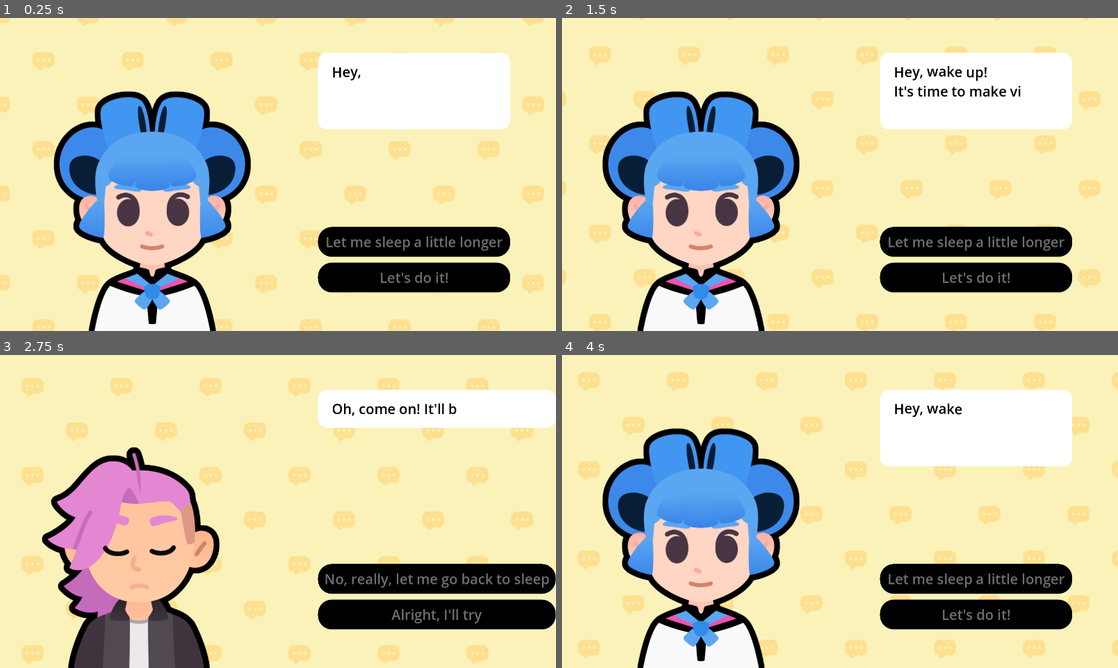
Above: before the commit, frames 1-4 (two rows, left to right).
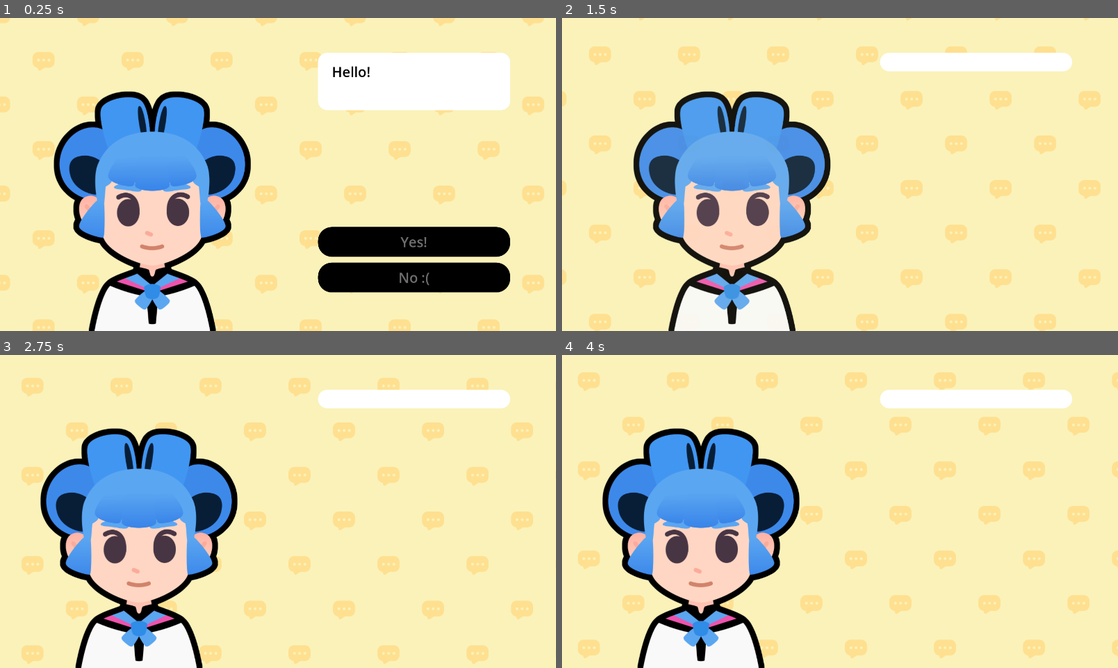
Above: after the commit, the same moments.

Repository: xern0/M8-Starting-a-Dialogue
Game: Godot game, scene res://lessons/dialogue.tscn
Same seed, same stepped clock (60 frames per second), same inputs: the game is played once before the commit and once after it. The project has no main scene, so this scene is started directly. Sound files missing from this copy of the repository are replaced by a short silence.
Inputs (mouse positions are in pixels of both pictures, inside the frame that each line leads up to):
- Up to frame 1 (0.25 s): no input
- Up to frame 2 (1.5 s): tap Enter at 0.5 s; move the mouse to (962, 158) at 0.52 s; tap Z at 0.6 s; click (962, 158) at 0.67 s; tap Space at 0.77 s; click (973, 243) at 1.25 s, where only the run after the commit has a clickable "Yes!"
- Up to frame 3 (2.75 s): click (411, 580) at 2 s, where only the run before the commit has a clickable "Let me sleep a little longer"
- Up to frame 4 (4 s): move the mouse to (728, 527) at 2.77 s; tap Z at 2.85 s; click (728, 527) at 2.92 s; tap Space at 3.02 s; click (1001, 580) at 3.5 s, where only the run before the commit has a clickable "No, really, let me go back to…"

The runs differ from the first frame. In frame 1, 2.9% of the frame differs, in the area x 57-92%, y 15-86%; in frame 2, 30%; in frame 3, 31%, in the area x 7-100%, y 11-100%; in frame 4, 13%.

Commit message:
Lesson 6 Finished

Diff:
--- a/M08.start_a_dialog_workbook/lessons/dialogue.gd
+++ b/M08.start_a_dialog_workbook/lessons/dialogue.gd
@@ -1,56 +1,6 @@
 extends Control
 
-var expressions := {
-	"happy": preload ("res://assets/emotion_happy.png"),
-	"regular": preload ("res://assets/emotion_regular.png"),
-	"sad": preload ("res://assets/emotion_sad.png"),
-}
-
-var bodies := {
-	"sophia": preload ("res://assets/sophia.png"),
-	"pink": preload ("res://assets/pink.png")
-}
-
-## An array of dictionaries. Each dictionary has four properties:
-## - expression: a [code]Texture[/code] containing an expression
-## - text: a [code]String[/code] containing the text the character says
-## - character: a [code]Texture[/code] representing the character, that we extract from the [code]bodies[/code] dictionary
-## - choices: a [code]dictionary[/code] with [code]String[/code] keys and [code]int[/code] values
-var dialogue_items: Array[Dictionary] = [
-	{
-		"expression": expressions["regular"],
-		"text": "[wave]Hey, wake up![/wave]\nIt's time to make video games.",
-		"character": bodies["sophia"],
-		"choices": {
-			"Let me sleep a little longer": 2,
-			"Let's do it!": 1,
-		},
-	},
-	{
-		"expression": expressions["happy"],
-		"text": "Great! Your first task will be to write a [b]dialogue tree[/b].",
-		"character": bodies["sophia"],
-		"choices": {
-			"I will do my best": 3,
-			"No, let me go back to sleep": 2,
-		},
-	},
-	{
-		"expression": expressions["sad"],
-		"text": "Oh, come on! It'll be fun.",
-		"character": bodies["pink"],
-		"choices": {
-			"No, really, let me go back to sleep": 0,
-			"Alright, I'll try": 1,
-		},
-	},
-	{
-		"expression": expressions["happy"],
-		"text": "That's the spirit! [wave]You can do it![/wave]",
-		"character": bodies["pink"],
-		"choices": {"Okay! (Quit)": - 1},
-	},
-]
+@export var dialogue_items: Array[DialogueItem] = []
 
 ## UI element that shows the texts
 @onready var rich_text_label: RichTextLabel = %RichTextLabel
@@ -67,26 +17,27 @@
 func _ready() -> void:
 	show_text(0)
 
+
 ## Draws the selected text
 ## [param current_item_index] Displays the currently selected index from the dialogue array
 func show_text(current_item_index: int) -> void:
 	# We retrieve the current item from the array
 	var current_item := dialogue_items[current_item_index]
+	# We set the initial visible ratio to the text to 0, so we can change it in the tween
+	rich_text_label.visible_ratio = 0.0
 	# from the item, we extract the properties.
 	# We set the text to the rich text control
 	# And we set the appropriate expression texture
-	rich_text_label.text = current_item["text"]
-	expression.texture = current_item["expression"]
-	body.texture = current_item["character"]
-	create_buttons(current_item["choices"])
-	# We set the initial visible ratio to the text to 0, so we can change it in the tween
-	rich_text_label.visible_ratio = 0.0
+	rich_text_label.text = current_item.text
+	expression.texture = current_item.expression
+	body.texture = current_item.character
+	create_buttons(current_item.choices)
 	# We create a tween that will draw the text
 	var tween := create_tween()
 	# A variable that holds the amount of time for the text to show, in seconds
 	# We could write this directly in the tween call, but this is clearer.
 	# We will also use this for deciding on the sound length
-	var text_appearing_duration: float = current_item["text"].length() / 30.0
+	var text_appearing_duration := (current_item["text"] as String).length() / 30.0
 	# We show the text slowly
 	tween.tween_property(rich_text_label, "visible_ratio", 1.0, text_appearing_duration)
 	# We randomize the audio playback's start time to make it sound different
@@ -102,36 +53,28 @@
 
 	# We animate the character sliding in.
 	slide_in()
-
-	# We disable the buttons, and re-enable them after the text is shown
+	# We disable all buttons until the tween completes
 	for button: Button in action_buttons_v_box_container.get_children():
 		button.disabled = true
-	tween.finished.connect(func() -> void:
+	tween.finished.connect( func() -> void:
 		for button: Button in action_buttons_v_box_container.get_children():
 			button.disabled = false
 	)
 
+
 ## Adds buttons to the buttons container
-## [param choices_data] A dictionary of [String] keys where each key represents
-##                      a sentence that the player can select, and each [int] value
-##                      represents a key for the next text item.
-func create_buttons(choices_data: Dictionary) -> void:
-	# We remove all previous buttons
+## [param choices_data] An array of [DialogChoice]
+func create_buttons(choices_data: Array[DialogueChoice]) -> void:
 	for button in action_buttons_v_box_container.get_children():
 		button.queue_free()
-	# We loop over all the dictionary keys
-	for choice_text in choices_data:
+	for choice in choices_data:
 		var button := Button.new()
 		action_buttons_v_box_container.add_child(button)
-		button.text = choice_text
-		# We extract the target line index from the dictionary value
-		var target_line_idx: int = choices_data[choice_text]
-		if target_line_idx == - 1:
-			# If the target line index is -1, we want to quit
+		button.text = choice.text
+		if choice.is_quit == true:
 			button.pressed.connect(get_tree().quit)
 		else:
-			# Otherwise we bind the target line index to the show_text function
-			# and use that in the pressed signal's connection
+			var target_line_idx := choice.target_line_idx
 			button.pressed.connect(show_text.bind(target_line_idx))
 
 ## Animates the character when they start talking
--- a/M08.start_a_dialog_workbook/lessons/dialogue.tscn
+++ b/M08.start_a_dialog_workbook/lessons/dialogue.tscn
@@ -1,12 +1,41 @@
-[gd_scene load_steps=9 format=3 uid="uid://chprvwfixox2y"]
+[gd_scene load_steps=16 format=3 uid="uid://chprvwfixox2y"]
 
 [ext_resource type="Theme" uid="uid://cshg3sgf0xxq" path="res://assets/main_theme.tres" id="1_nggfo"]
 [ext_resource type="Script" uid="uid://c673ndsi3esbr" path="res://lessons/dialogue.gd" id="2_n1q1t"]
 [ext_resource type="Shader" uid="uid://dm7717xxg836f" path="res://assets/sliding_background.gdshader" id="3_3nfwl"]
+[ext_resource type="Script" uid="uid://dei5f1ruqnct7" path="res://lessons/dialogue_item.gd" id="3_xlxck"]
 [ext_resource type="Texture2D" uid="uid://bnly1gkbxw6b5" path="res://assets/bubble_pattern.png" id="4_xuy0d"]
 [ext_resource type="Texture2D" uid="uid://copkt78vgp37i" path="res://assets/sophia.png" id="5_g5y1a"]
+[ext_resource type="Script" uid="uid://itdxxii7hrfw" path="res://lessons/dialogue_choice.gd" id="5_ujubm"]
 [ext_resource type="Texture2D" uid="uid://d000xjtr4iqtk" path="res://assets/emotion_regular.png" id="6_bayqr"]
 [ext_resource type="AudioStream" uid="uid://chgko4hmxwxu5" path="res://assets/talking_synth.ogg" id="7_1fga6"]
+
+[sub_resource type="Resource" id="Resource_xlxck"]
+script = ExtResource("5_ujubm")
+text = "Yes!"
+target_line_idx = 1
+metadata/_custom_type_script = "uid://itdxxii7hrfw"
+
+[sub_resource type="Resource" id="Resource_ujubm"]
+script = ExtResource("5_ujubm")
+text = "No :("
+target_line_idx = 2
+is_quit = true
+metadata/_custom_type_script = "uid://itdxxii7hrfw"
+
+[sub_resource type="Resource" id="Resource_rjbgl"]
+script = ExtResource("3_xlxck")
+choices = Array[ExtResource("5_ujubm")]([SubResource("Resource_xlxck"), SubResource("Resource_ujubm")])
+text = "Hello! Do you like Godot?"
+metadata/_custom_type_script = "uid://dei5f1ruqnct7"
+
+[sub_resource type="Resource" id="Resource_1f3kq"]
+script = ExtResource("3_xlxck")
+metadata/_custom_type_script = "uid://dei5f1ruqnct7"
+
+[sub_resource type="Resource" id="Resource_m4u2h"]
+script = ExtResource("3_xlxck")
+metadata/_custom_type_script = "uid://dei5f1ruqnct7"
 
 [sub_resource type="ShaderMaterial" id="ShaderMaterial_efgpg"]
 shader = ExtResource("3_3nfwl")
@@ -24,6 +53,7 @@
 grow_vertical = 2
 theme = ExtResource("1_nggfo")
 script = ExtResource("2_n1q1t")
+dialogue_items = Array[ExtResource("3_xlxck")]([SubResource("Resource_rjbgl"), SubResource("Resource_1f3kq"), SubResource("Resource_m4u2h")])
 
 [node name="Background" type="ColorRect" parent="."]
 material = SubResource("ShaderMaterial_efgpg")
--- /dev/null
+++ b/M08.start_a_dialog_workbook/lessons/dialogue_choice.gd
@@ -0,0 +1,5 @@
+class_name DialogueChoice extends Resource
+
+@export var text := ""
+@export_range(0, 20) var target_line_idx := 0
+@export var is_quit := false
--- a/M08.start_a_dialog_workbook/lessons/dialogue_item.gd
+++ b/M08.start_a_dialog_workbook/lessons/dialogue_item.gd
@@ -1,20 +1,3 @@
-class_name DialogueItem
+class_name DialogueItem extends SlideShowEntry
 
-var text: String
-var expression: Texture
-var character: Texture
-
-var dialogue_items: Array[DialogueItem] = []
-
-func _ready() -> void:
-	var item1 := DialogueItem.new()
-	item1.text = "Hello"
-	item1.expression = preload("res://assets/emotion_happy.png")
-	item1.character = preload("res://assets/sophia.png")
-
-	var item2 := DialogueItem.new()
-	item2.text = "How are you?"
-	item2.expression = preload("res://assets/emotion_regular.png")
-	item2.character = preload("res://assets/sophia.png")
-
-	dialogue_items = [item1, item2]
+@export var choices: Array[DialogueChoice] = []
Not shown, added: M08.start_a_dialog_workbook/lessons/dialogue_choice.gd.uid
Not shown, changed: M08.start_a_dialog_workbook/lessons/dialogue_item.gd.uid
